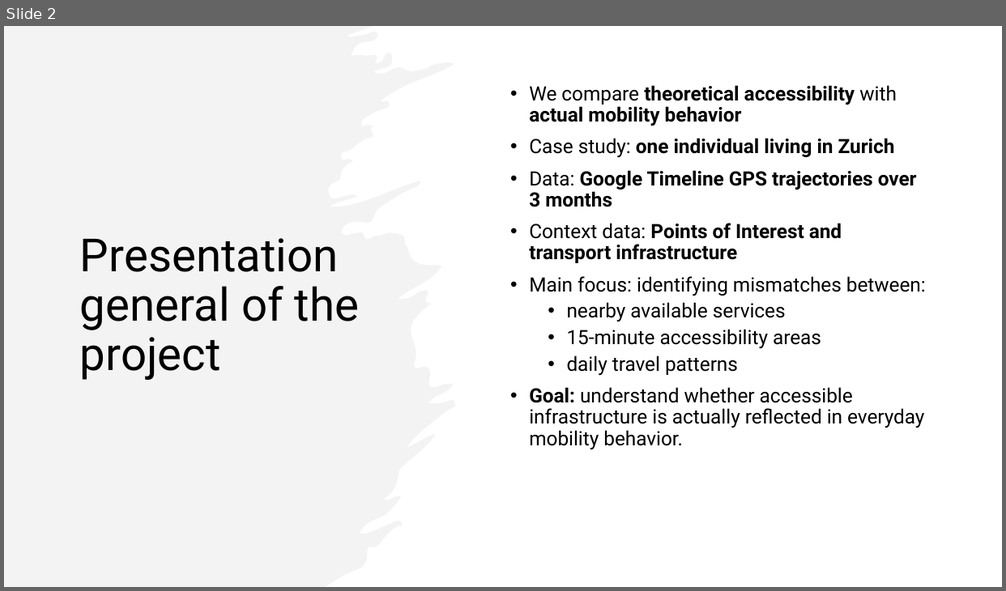
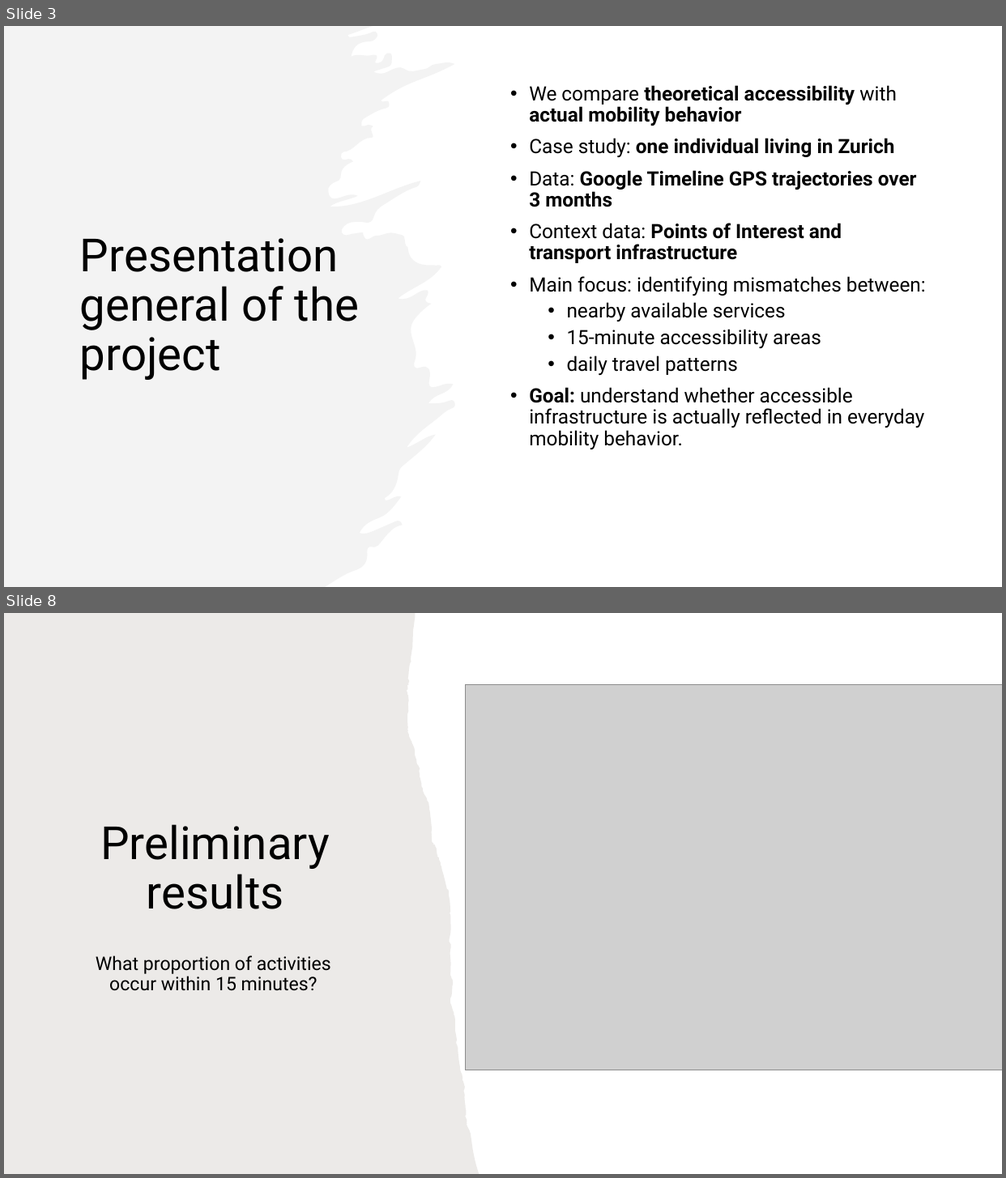
Before and after one commit to nono2001geek/Semester_Project_Lucie_No-mie, a slide deck: The 15-Minute City in Practice.pptx. Shown one above the other, each under a label of ours: slide 2 before the commit, slides 3 and 8 after it; the slides between them are not shown. The pictures are 1006x591 and 1006x1178 pixels, drawn with LibreOffice and Linux fonts; fonts in the diff are those of the drawing; grey boxes stand for pictures. Boxes give left, top, right and bottom in pixels: in the first picture for what was removed or moved away, otherwise in the second. Text is boxed around its words. In the diff, an @@ line names an element or a change of style, - is before the commit and + after.

Commit message:
ppt. and results

```diff
--- a/The 15-Minute City in Practice.pptx
+++ b/The 15-Minute City in Practice.pptx
@@ slide 8 added at [4,613,1002,1174], background #FFFFFF @@
@@ freeform shape added at [4,613,479,1174], fill #82766A at 15% opacity @@
@@ picture added at [466,685,1002,1071] @@
@@ title added at [100,824,330,909], 44 pt, text #000000 @@
+Preliminary results
@@ text added at [96,956,331,991], 18 pt, text #000000 @@
+What proportion of activities occur within 15 minutes?
@@ what was slide 2 is now slide 3 @@
```
Also in this commit, not shown: 4 slides changed, 5 other slides added, 2 slides removed, 11 other files.
